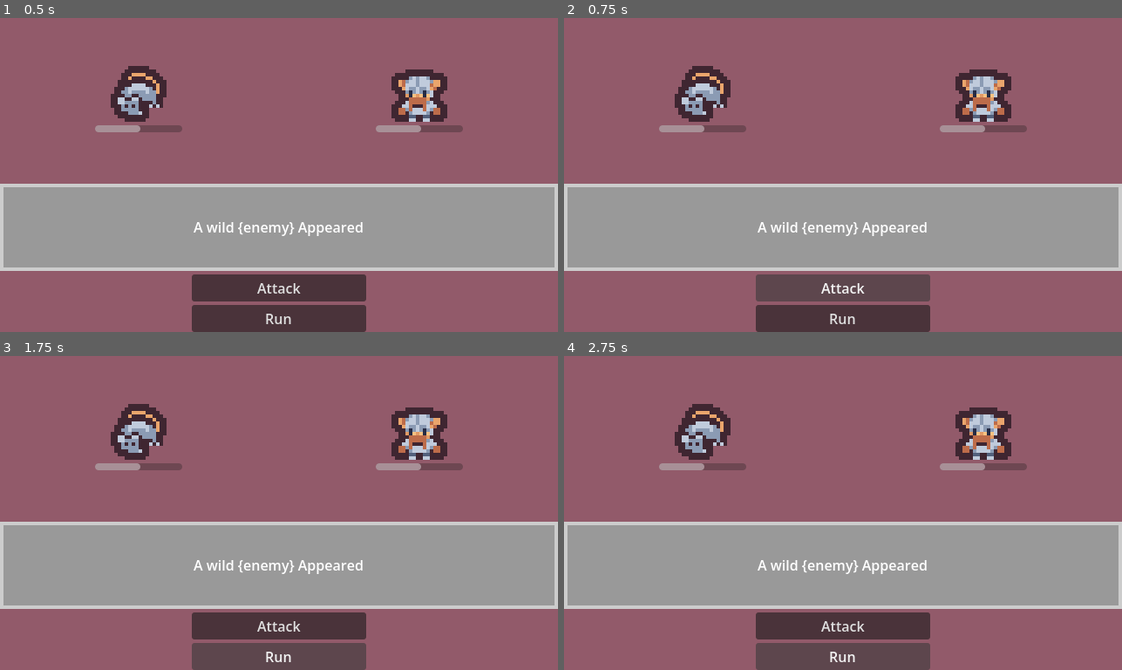
Above: before the commit, frames 1-4 (two rows, left to right).
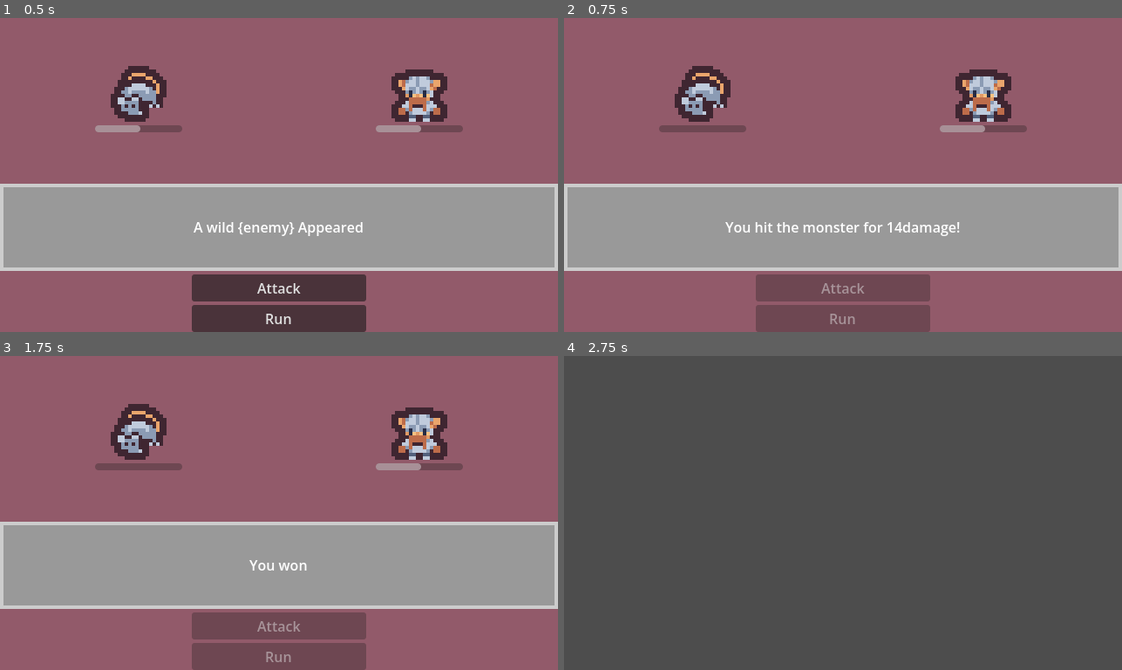
Above: after the commit, the same moments.

Repository: ThemApples/basictextgame
Game: Godot game, scene res://Scenes/battle_scene.tscn
The game is run twice, just before and just after one commit, with the same random seed, the same clock (stepped at 60 frames per second) and the same inputs. The project has no main scene, so this scene is started directly.
Inputs (mouse positions are in pixels of both pictures, inside the frame that each line leads up to):
- Up to frame 1 (0.5 s): no input
- Up to frame 2 (0.75 s): click "Attack" at 0.5 s
- Up to frame 3 (1.75 s): click (279, 657) at 1.25 s, where only the run before the commit has a clickable "Run"
- Up to frame 4 (2.75 s): tap Enter at 2 s; hold D (Move_right) from 2.03 s (still down)

Frame 1 is identical in both runs. In frame 2, 3.6% of the frame differs, in the area x 17-71%, y 34-100%; in frame 3, 3.4%; in frame 4, 97%, in the area x 0-100%, y 0-100%.
Error before the commit: Parse Error: Expected ":" after "else". (res://scripts/battle_scene.gd:53)

Commit message:
update assets

Diff:
--- a/godot/jrpg/resources/enemies/bat.tres
+++ b/godot/jrpg/resources/enemies/bat.tres
@@ -11,5 +11,5 @@
 script = ExtResource("1_7gaa2")
 name = "bat"
 texture = SubResource("AtlasTexture_5vt2m")
-health = 15
+health = 50
 metadata/_custom_type_script = "uid://dffim0448vfnq"
--- a/godot/jrpg/resources/enemies/rat.tres
+++ b/godot/jrpg/resources/enemies/rat.tres
@@ -11,4 +11,5 @@
 script = ExtResource("1_heouu")
 name = "rat"
 texture = SubResource("AtlasTexture_r7hpx")
+health = 50
 metadata/_custom_type_script = "uid://dffim0448vfnq"
--- a/godot/jrpg/resources/enemies/slime.tres
+++ b/godot/jrpg/resources/enemies/slime.tres
@@ -11,5 +11,5 @@
 script = ExtResource("1_6pnpc")
 name = "slime"
 texture = SubResource("AtlasTexture_wcmes")
-health = 20
+health = 50
 metadata/_custom_type_script = "uid://dffim0448vfnq"
--- a/godot/jrpg/scripts/battle_scene.gd
+++ b/godot/jrpg/scripts/battle_scene.gd
@@ -44,14 +44,35 @@
 	var current_attack_damage = rng.randi_range(10,15)
 	current_enemy_health -= current_attack_damage
 	enemy_health_bar.value = current_enemy_health
-	text_label.text = "You hit the monster for "+  current_attack_damage + "damage!"
+	text_label.text = "You hit the monster for "+  str(current_attack_damage) + "damage!"
 
 	await get_tree().create_timer(1.0).timeout
 
 	if current_enemy_health <=0:
 		win_battle()
-	else
+	else:
 		enemy_turn()
 func enemy_turn():
 	text_label.text = "monster has attacked"
 	await get_tree().create_timer(1.0).timeout
+
+	player.current_health -= enemy_damage
+	player_health_bar.value = player.current_health
+	text_label.text = "You took " + str(enemy_damage) + " damage"
+	await get_tree().create_timer(1.0).timeout
+
+	if player.current_health <= 0:
+		text_label.text = "You were defeated...."
+		await get_tree().create_timer(2.0).timeout
+
+		await get_tree().reload_current_scene()
+	else:
+		attack_button.disabled = false
+		run_button.disabled = false
+		text_label.text = "What will you do now?"
+
+func win_battle():
+	text_label.text = "You won"
+	await  get_tree().create_timer(1.0).timeout
+	get_tree().paused = false
+	queue_free()
